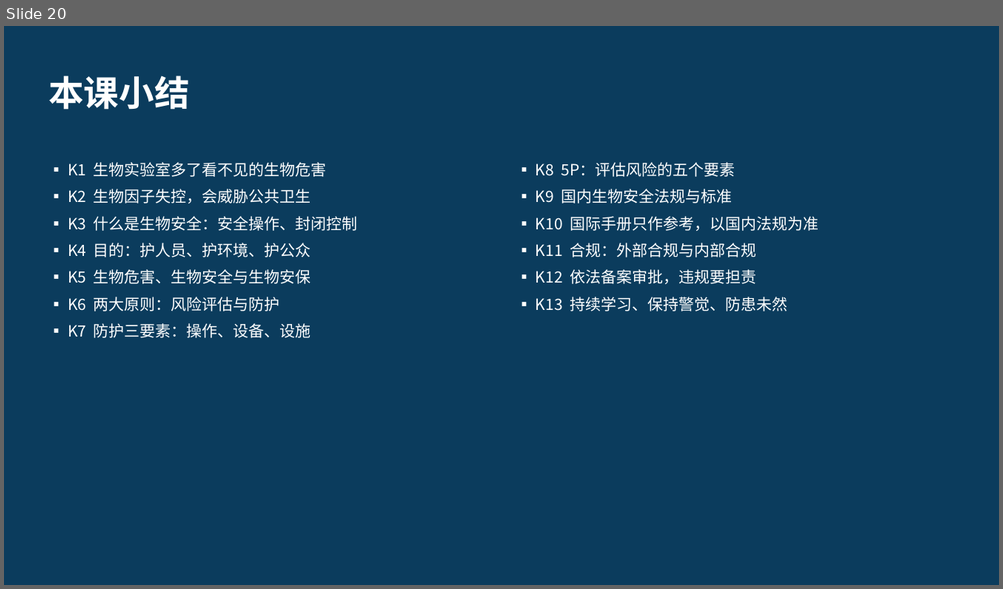
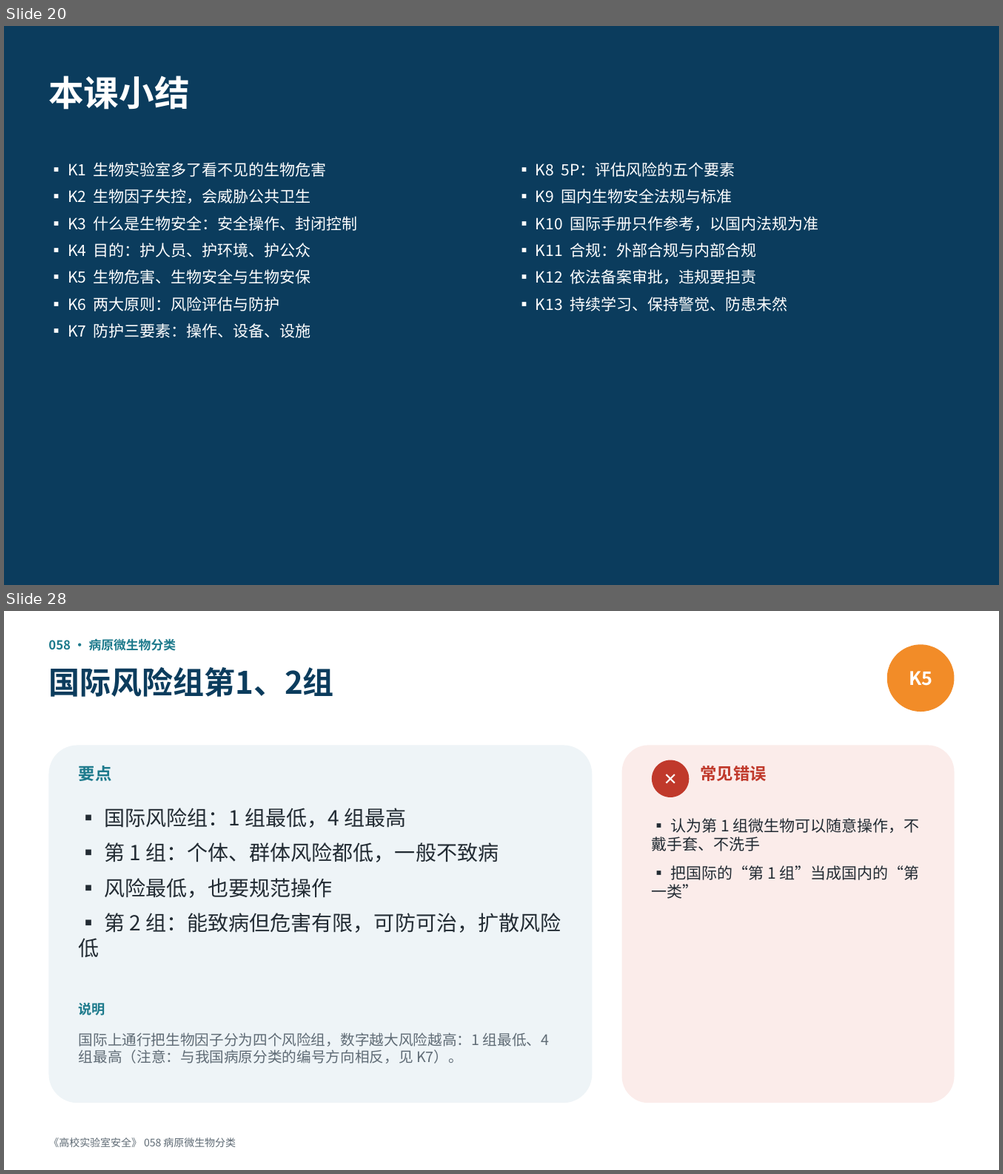
Before and after one commit to hanrongwx-max/videoyoutubo, a slide deck: course/高校实验室安全/课件/第6章_生物安全.pptx. Shown one above the other, each under a label of ours: slide 20 before the commit, slides 20 and 28 after it; the slides between them are not shown. The pictures are 1003x589 and 1003x1174 pixels, drawn with LibreOffice and Linux fonts; fonts in the diff are those of the drawing. Boxes give left, top, right and bottom in pixels: in the first picture for what was removed or moved away, otherwise in the second. Text is boxed around its words. In the diff, an @@ line names an element or a change of style, - is before the commit and + after.

```diff
--- a/course/高校实验室安全/课件/第6章_生物安全.pptx
+++ b/course/高校实验室安全/课件/第6章_生物安全.pptx
@@ slide 28 added at <box>4,611,999,1170</box>, background #FFFFFF @@
@@ text added at <box>48,638,176,651</box>, 12 pt, text #1D7A8C, bold @@
+058 · 病原微生物分类
@@ ellipse added at <box>887,644,954,712</box>, fill #F28C28, 18 pt, text #FFFFFF, bold @@
+K5
@@ text added at <box>48,667,334,697</box>, 30 pt, text #0B3C5D, bold @@
+国际风险组第1、2组
@@ rounded rectangle added at <box>48,745,592,1103</box>, fill #EEF4F7 @@
@@ text added at <box>79,766,112,781</box>, 16 pt, text #1D7A8C, bold @@
+要点
@@ rounded rectangle added at <box>622,745,954,1103</box>, fill #FBECEA @@
@@ ellipse added at <box>652,760,689,797</box>, fill #C0392B, 16 pt, text #FFFFFF, bold @@
+✕
@@ text added at <box>700,766,765,781</box>, 16 pt, text #C0392B, bold @@
+常见错误
@@ text added at <box>79,808,560,957</box>, 20 pt, text #222B33 @@
+▪ 国际风险组：1 组最低，4 组最高
+▪ 第 1 组：个体、群体风险都低，一般不致病
+▪ 风险最低，也要规范操作
+▪ 第 2 组：能致病但危害有限，可防可治，扩散风险低
@@ text added at <box>652,818,919,899</box>, 15 pt, text #222B33 @@
+▪ 认为第 1 组微生物可以随意操作，不戴手套、不洗手
+▪ 把国际的“第 1 组”当成国内的“第一类”
@@ text added at <box>79,1003,105,1016</box>, 13 pt, text #1D7A8C, bold @@
+说明
@@ text added at <box>79,1033,549,1064</box>, 14 pt, text #5F6B75 @@
+国际上通行把生物因子分为四个风险组，数字越大风险越高：1 组最低、4 组最高（注意：与我国病原分类的编号方向相反，见 K7）。
@@ text added at <box>48,1138,236,1147</box>, 10 pt, text #5F6B75 @@
+《高校实验室安全》 058 病原微生物分类
```
Also in this commit, not shown: 21 other slides added, 2 other files.
